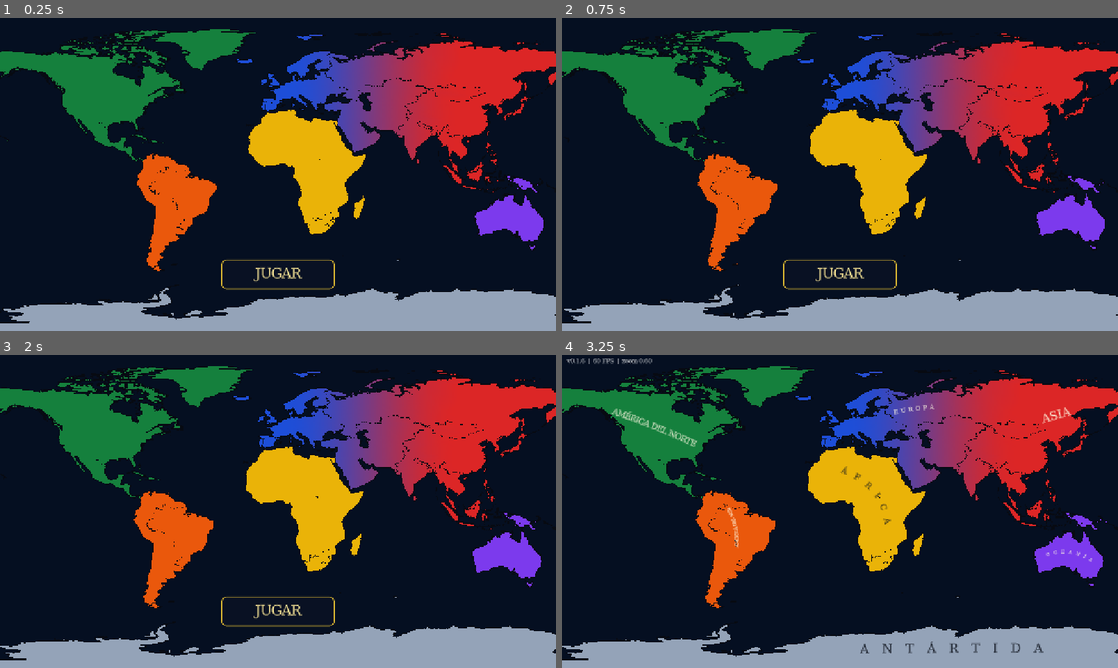
Above: before the commit, frames 1-4 (two rows, left to right).
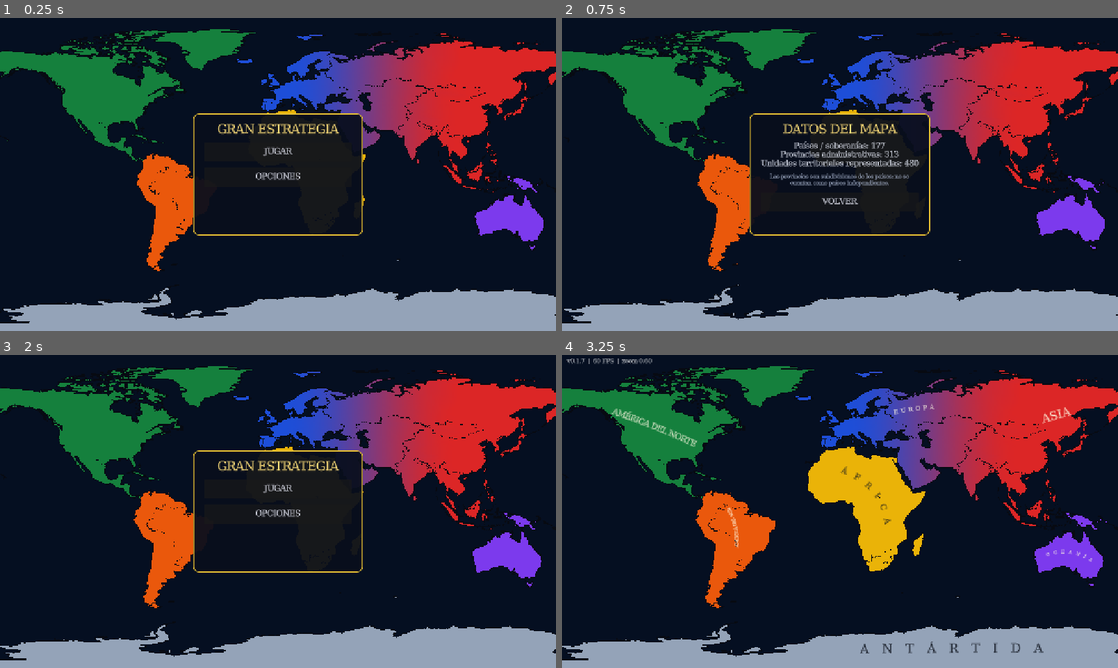
Above: after the commit, the same moments.

Repository: WhiteKuntaKinte/Gran-Estrategia
Game: Godot game, scene res://gran-estrategia-(0.1.5a)-(4.0)-/mapa_principal.tscn
Two runs of this game, one before a commit and one after it. Both use one fixed random seed, a clock stepped at 60 frames per second and the inputs below. This scene is started directly instead of the project's main scene.
Inputs (mouse positions are in pixels of both pictures, inside the frame that each line leads up to):
- Up to frame 1 (0.25 s): no input
- Up to frame 2 (0.75 s): click (840, 177) at 0.5 s, where only the run after the commit has a clickable "OPCIONES"
- Up to frame 3 (2 s): click (278, 539) at 1.25 s, where only the run after the commit has a clickable "VOLVER"
- Up to frame 4 (3.25 s): click "JUGAR" at 2 s; tap Enter at 2.75 s; move the mouse to (962, 495) at 2.77 s; click (962, 495) at 2.92 s

The runs differ from the first frame. In frame 1, 6.0% of the frame differs, in the area x 34-66%, y 30-87%; in frame 2, 6.9%, in the area x 33-67%, y 30-87%; in frame 3, 6.0%; in frame 4, less than 0.1%.

Commit message:
Use the single canonical map script for v0.1.7

Diff:
--- a/GranEstrategia_v0.1.6/proyecto/MapaPrincipal.gd
+++ b/GranEstrategia_v0.1.6/proyecto/MapaPrincipal.gd
@@ -1,12 +1,12 @@
 extends Node2D
-## Gran Estrategia - mapa mundial (v0.1.6)
+## Gran Estrategia - mapa mundial (v0.1.7)
 ##
 ## IDEA CLAVE DE RENDIMIENTO:
 ## Todo lo pesado (triangulación, colores, bordes, posición de los nombres) se calcula UNA vez fuera de Godot
 ## con herramientas/construir_mapa.py y se guarda en la carpeta datos/. Aquí solo se cargan mallas ya hechas.
 ## Hacer zoom NO recalcula nada: solo cambia la transparencia de unas pocas capas y el grosor de los bordes.
 
-const VERSION := "0.1.6"
+const VERSION := "0.1.7"
 const ANCHO_MAPA := 2400.0
 const ZOOM_MIN := 0.55
 const ZOOM_MAX := 32.0
@@ -35,6 +35,25 @@
 }
 """
 
+# Degradado continuo por latitud. Normaliza el valor previo para quitar el centroide 0.1.6.
+const SHADER_GRADIENTE_PAIS := """
+shader_type canvas_item;
+uniform float y_ecuador = 580.0;
+uniform float rango_latitud = 330.0;
+uniform float brillo_minimo = 0.50;
+varying float y_mapa;
+void vertex() {
+	y_mapa = VERTEX.y;
+}
+void fragment() {
+	float valor_base = max(max(COLOR.r, COLOR.g), COLOR.b);
+	vec3 color_normalizado = COLOR.rgb / max(valor_base, 0.001);
+	float distancia = clamp(abs(y_mapa - y_ecuador) / rango_latitud, 0.0, 1.0);
+	float brillo = mix(brillo_minimo, 1.0, pow(distancia, 0.85));
+	COLOR = vec4(color_normalizado * brillo, COLOR.a);
+}
+"""
+
 @onready var camara: Camera2D = $Camera2D
 
 var fuente: SystemFont
@@ -78,6 +97,7 @@
 # Menú principal
 var en_menu := true
 var menu: CanvasLayer
+var menu_contenido: VBoxContainer
 
 
 # ─────────────────────────────────────────────────────────────
@@ -230,6 +250,23 @@
 	anillos = d["anillos"]
 
 
+func _corregir_color_chukotka(colores: PackedColorArray) -> void:
+	var desplazamiento := 0
+	for anillo in anillos:
+		var pi := int(anillo["p"])
+		var es_chukotka := false
+		if pi >= 0 and pi < provincias.size():
+			var provincia: Dictionary = provincias[pi]
+			var nombre := String(provincia.get("n", "")).to_lower()
+			var identificador := String(provincia.get("id", "")).to_lower()
+			es_chukotka = nombre.contains("chukotka") or identificador.contains("chukotka") or identificador.contains("chukchi")
+		var cantidad := int(anillo["v"].size() / 2)
+		if es_chukotka:
+			for i in range(desplazamiento, mini(desplazamiento + cantidad, colores.size())):
+				colores[i] = Color(0.86, 0.14, 0.12, 1.0)
+		desplazamiento += cantidad
+
+
 func _material_borde(sh: Shader, color: Color) -> ShaderMaterial:
 	var m := ShaderMaterial.new()
 	m.shader = sh
@@ -252,10 +289,15 @@
 	indices_fill = _leer_bytes("malla_fill_i.bin").to_int32_array()
 	var col_cont := _a_colores(_leer_bytes("malla_fill_cc.bin"))
 	var col_pais := _a_colores(_leer_bytes("malla_fill_cp.bin"))
+	_corregir_color_chukotka(col_pais)
 	var malla_cont := _crear_malla(vertices_fill, indices_fill, col_cont)
 	var malla_pais := _crear_malla(vertices_fill, indices_fill, col_pais)
+	var shader_gradiente := Shader.new()
+	shader_gradiente.code = SHADER_GRADIENTE_PAIS
+	var material_gradiente := ShaderMaterial.new()
+	material_gradiente.shader = shader_gradiente
 	_instanciar(malla_cont, null, 0)
-	capa_pais = _instanciar(malla_pais, null, 1)
+	capa_pais = _instanciar(malla_pais, material_gradiente, 1)
 
 	# Bordes: mallas de franjas cuyo grosor se ajusta en el shader (siempre se ven del mismo grosor en pantalla)
 	var sh := Shader.new()
@@ -627,37 +669,88 @@
 	menu = CanvasLayer.new()
 	menu.layer = 10
 	add_child(menu)
-
+	var centro := CenterContainer.new()
+	centro.set_anchors_and_offsets_preset(Control.PRESET_FULL_RECT)
+	menu.add_child(centro)
+	var panel_menu := PanelContainer.new()
+	panel_menu.custom_minimum_size = Vector2(390.0, 280.0)
+	var estilo := StyleBoxFlat.new()
+	estilo.bg_color = Color(0.035, 0.055, 0.11, 0.94)
+	estilo.border_color = Color(0.9, 0.75, 0.2, 1.0)
+	estilo.set_border_width_all(2)
+	estilo.set_corner_radius_all(12)
+	estilo.content_margin_left = 26.0
+	estilo.content_margin_top = 24.0
+	estilo.content_margin_right = 26.0
+	estilo.content_margin_bottom = 24.0
+	panel_menu.add_theme_stylebox_override("panel", estilo)
+	centro.add_child(panel_menu)
+	menu_contenido = VBoxContainer.new()
+	menu_contenido.add_theme_constant_override("separation", 14)
+	panel_menu.add_child(menu_contenido)
+	_mostrar_menu_principal()
+
+
+func _limpiar_menu() -> void:
+	for hijo in menu_contenido.get_children():
+		menu_contenido.remove_child(hijo)
+		hijo.queue_free()
+
+
+func _titulo_menu(texto: String) -> void:
+	var titulo := Label.new()
+	titulo.text = texto
+	titulo.horizontal_alignment = HORIZONTAL_ALIGNMENT_CENTER
+	titulo.add_theme_font_override("font", fuente)
+	titulo.add_theme_font_size_override("font_size", 27)
+	titulo.add_theme_color_override("font_color", Color(1.0, 0.88, 0.48))
+	menu_contenido.add_child(titulo)
+
+
+func _boton_menu(texto: String, accion: Callable) -> void:
 	var boton := Button.new()
-	boton.text = "JUGAR"
+	boton.text = texto
+	boton.custom_minimum_size = Vector2(0.0, 44.0)
+	boton.size_flags_horizontal = Control.SIZE_EXPAND_FILL
 	boton.add_theme_font_override("font", fuente)
-	boton.add_theme_font_size_override("font_size", 30)
-	boton.add_theme_color_override("font_color", Color(1.0, 0.92, 0.6))
-	boton.add_theme_color_override("font_hover_color", Color(1.0, 1.0, 1.0))
-	boton.anchor_left = 0.5
-	boton.anchor_right = 0.5
-	boton.anchor_top = 0.82
-	boton.anchor_bottom = 0.82
-	boton.offset_left = -130.0
-	boton.offset_right = 130.0
-	boton.offset_top = -34.0
-	boton.offset_bottom = 34.0
-
-	var normal := StyleBoxFlat.new()
-	normal.bg_color = Color(0.04, 0.07, 0.14, 0.88)
-	normal.border_color = Color(0.9, 0.75, 0.2, 1.0)
-	normal.set_border_width_all(2)
-	normal.set_corner_radius_all(10)
-	var encima := normal.duplicate()
-	encima.bg_color = Color(0.10, 0.16, 0.30, 0.95)
-	var presionado := normal.duplicate()
-	presionado.bg_color = Color(0.02, 0.04, 0.09, 0.98)
-	boton.add_theme_stylebox_override("normal", normal)
-	boton.add_theme_stylebox_override("hover", encima)
-	boton.add_theme_stylebox_override("pressed", presionado)
-	boton.add_theme_stylebox_override("focus", normal)
-	boton.pressed.connect(_on_jugar)
-	menu.add_child(boton)
+	boton.add_theme_font_size_override("font_size", 18)
+	boton.add_theme_color_override("font_color", Color(0.94, 0.95, 1.0))
+	boton.pressed.connect(accion)
+	menu_contenido.add_child(boton)
+
+
+func _mostrar_menu_principal() -> void:
+	_limpiar_menu()
+	_titulo_menu("GRAN ESTRATEGIA")
+	_boton_menu("JUGAR", _on_jugar)
+	_boton_menu("OPCIONES", _mostrar_opciones)
+
+
+func _mostrar_opciones() -> void:
+	_limpiar_menu()
+	_titulo_menu("DATOS DEL MAPA")
+	var paises := {}
+	var cantidad_provincias := 0
+	for provincia in provincias:
+		paises[String(provincia.get("c", ""))] = true
+		if bool(provincia.get("m", false)):
+			cantidad_provincias += 1
+	var texto_datos := Label.new()
+	texto_datos.add_theme_font_override("font", fuente)
+	texto_datos.add_theme_font_size_override("font_size", 17)
+	texto_datos.add_theme_color_override("font_color", Color(0.91, 0.93, 0.98))
+	texto_datos.horizontal_alignment = HORIZONTAL_ALIGNMENT_CENTER
+	texto_datos.text = "Países / soberanías: %d\nProvincias administrativas: %d\nUnidades territoriales representadas: %d" % [paises.size(), cantidad_provincias, provincias.size()]
+	menu_contenido.add_child(texto_datos)
+	var nota := Label.new()
+	nota.text = "Las provincias son subdivisiones de los países; no se cuentan como países independientes."
+	nota.autowrap_mode = TextServer.AUTOWRAP_WORD_SMART
+	nota.horizontal_alignment = HORIZONTAL_ALIGNMENT_CENTER
+	nota.add_theme_font_override("font", fuente)
+	nota.add_theme_font_size_override("font_size", 12)
+	nota.add_theme_color_override("font_color", Color(0.67, 0.72, 0.82))
+	menu_contenido.add_child(nota)
+	_boton_menu("VOLVER", _mostrar_menu_principal)
 
 
 func _on_jugar() -> void:
